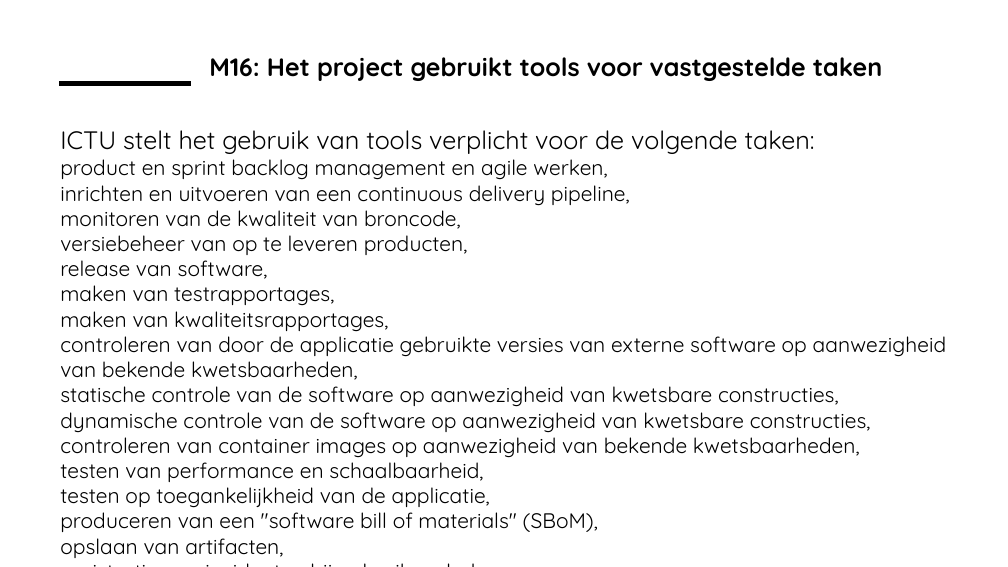
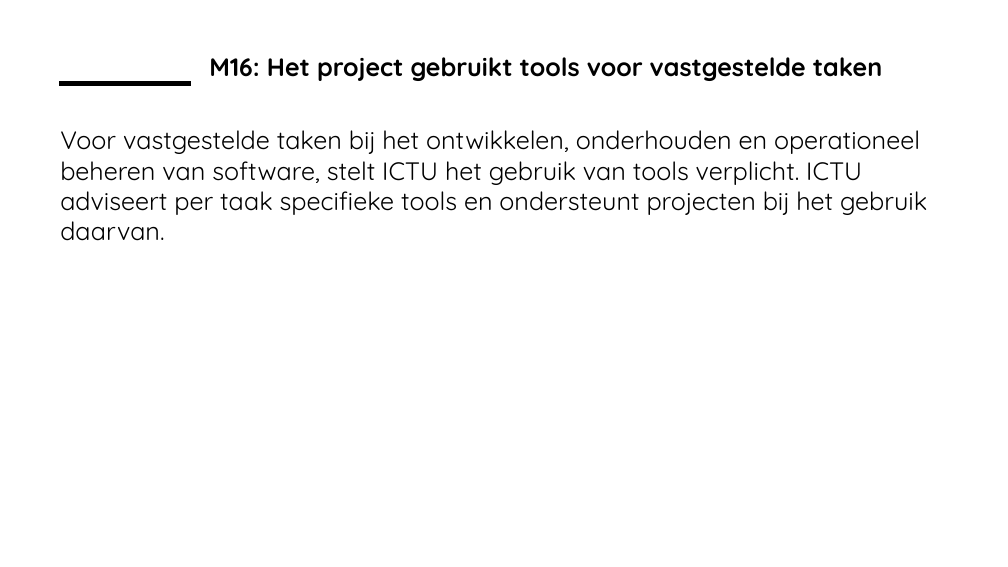
Before and after one commit to ICTU/Kwaliteitsaanpak, a slide deck: slide 12 of docs/wip/ICTU-Kwaliteitsaanpak.pptx. Drawn at 1008x567 pixels with LibreOffice and Linux fonts; fonts in the diff are those of the drawing; background and template pictures are left out. Boxes give left, top, right and bottom in pixels: in the first picture for what was removed or moved away, otherwise in the second. Text is boxed around its words. In the diff, an @@ line names an element or a change of style, - is before the commit and + after.

Commit message:
In M16 de twee opsommingen gecombineerd in 1 tabel.
In M16 "Het project gebruikt tools voor vastgestelde taken" de opsomming van taken gecombineerd met de opsomming van tools in één tabel.

Closes #937.

```diff
--- a/docs/wip/ICTU-Kwaliteitsaanpak.pptx
+++ b/docs/wip/ICTU-Kwaliteitsaanpak.pptx
@@ text at box(60, 130, 927, 241): text changed; size 20 to 24 pt @@
-ICTU stelt het gebruik van tools verplicht voor de volgende taken:
-product en sprint backlog management en agile werken,
-inrichten en uitvoeren van een continuous delivery pipeline,
-monitoren van de kwaliteit van broncode,
-versiebeheer van op te leveren producten,
-release van software,
-maken van testrapportages,
-maken van kwaliteitsrapportages,
-controleren van door de applicatie gebruikte versies van externe software op aanwezigheid van bekende kwetsbaarheden,
-statische controle van de software op aanwezigheid van kwetsbare constructies,
-dynamische controle van de software op aanwezigheid van kwetsbare constructies,
-controleren van container images op aanwezigheid van bekende kwetsbaarheden,
-testen van performance en schaalbaarheid,
-testen op toegankelijkheid van de applicatie,
-produceren van een "software bill of materials" (SBoM),
-opslaan van artifacten,
-registratie van incidenten bij gebruik en beheer, en
-bij het uitvoeren van operationeel beheer; uitrollen van de software in de productieomgeving.
+Voor vastgestelde taken bij het ontwikkelen, onderhouden en operationeel beheren van software, stelt ICTU het gebruik van tools verplicht. ICTU adviseert per taak specifieke tools en ondersteunt projecten bij het gebruik daarvan.
```
Also in this commit, not shown: 26 other files.
